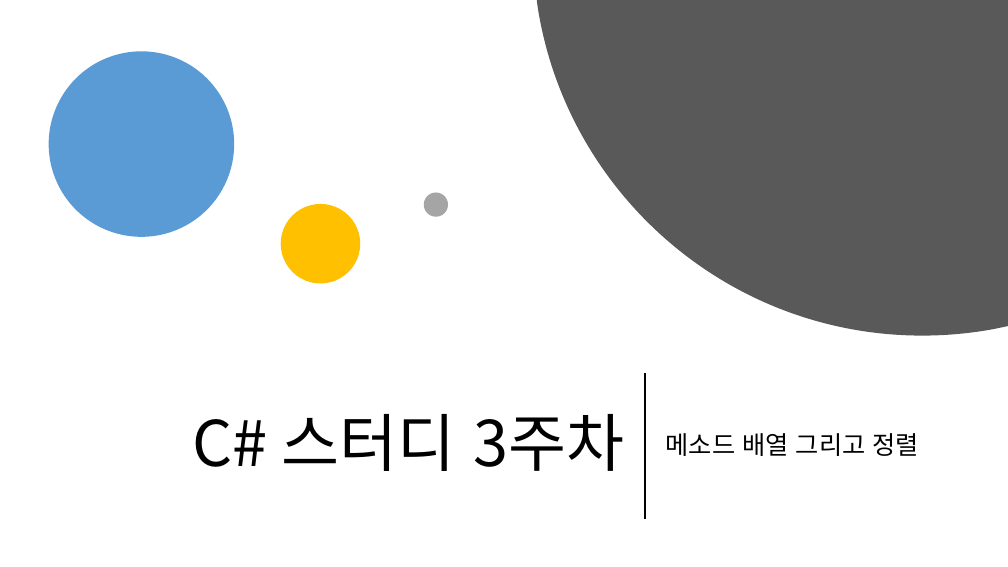
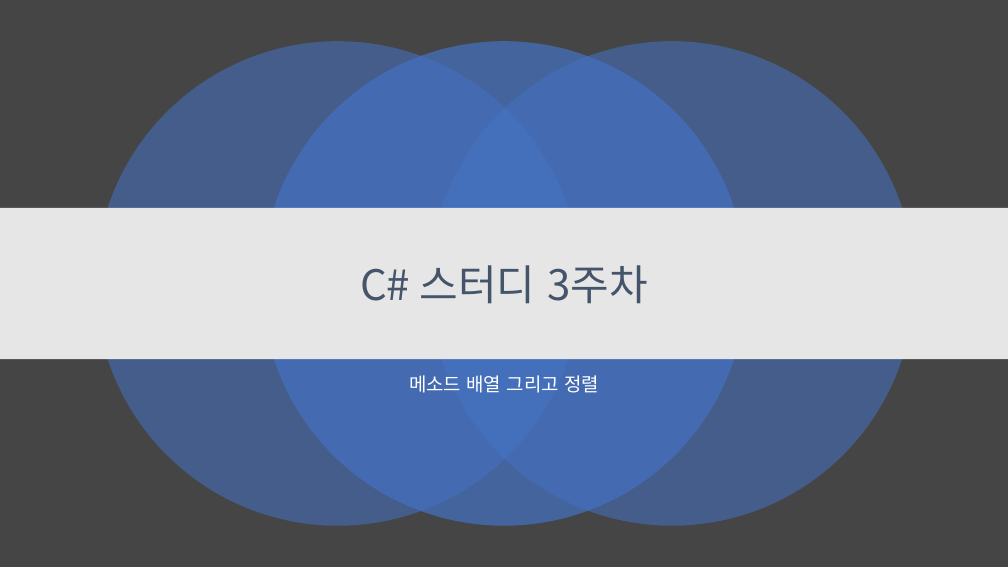
Before and after one commit to kjh99660/Study_powerpoint, a slide deck: slide 1 of c# 스터디 3주 차.pptx. Drawn at 1008x567 pixels with LibreOffice and Linux fonts; fonts in the diff are those of the drawing. Boxes give left, top, right and bottom in pixels: in the first picture for what was removed or moved away, otherwise in the second. Text is boxed around its words. In the diff, an @@ line names an element or a change of style, - is before the commit and + after.

```diff
--- a/c# 스터디 3주 차.pptx
+++ b/c# 스터디 3주 차.pptx
@@ background #FFFFFF to #454545 @@
@@ freeform shape removed at box(537, 0, 1008, 336) @@
@@ ellipse removed at box(48, 51, 234, 237) @@
@@ ellipse added at box(95, 42, 580, 526), fill #4472C4 at 55% opacity @@
@@ ellipse added at box(262, 42, 746, 526), fill #4472C4 at 70% opacity @@
@@ ellipse added at box(430, 42, 914, 526), fill #4472C4 at 55% opacity @@
@@ rectangle added at box(0, 208, 1008, 359), fill #E7E6E6 @@
@@ ellipse removed at box(281, 204, 360, 284) @@
@@ ellipse removed at box(424, 193, 448, 217) @@
@@ title "C# 스터디 3주차": place and size @@
-title "C# 스터디 3주차" at box(192, 414, 624, 471)
+title "C# 스터디 3주차" at box(360, 265, 647, 304)
@@ title "C# 스터디 3주차" at box(360, 265, 647, 304): size 60 to 40 pt, text colour #000000 to #44546A; alignment right to centre @@
@@ subtitle "메소드 배열 그리고 정렬": place and size @@
-subtitle "메소드 배열 그리고 정렬" at box(666, 433, 918, 456)
+subtitle "메소드 배열 그리고 정렬" at box(409, 375, 599, 393)
@@ subtitle "메소드 배열 그리고 정렬" at box(409, 375, 599, 393): size 24 to 18 pt, text colour #000000 to #FFFFFF; alignment left to centre; vertical alignment middle to top @@
@@ line removed from (645, 374) to (645, 518) @@
```
Also in this commit, not shown: 1 other slide changed, 7 other files.
